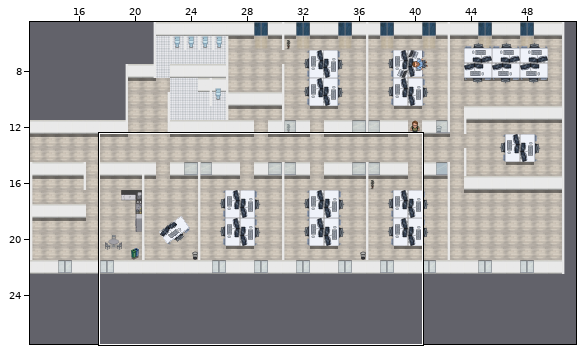
An edit to a level. Tiled map, assets/tiles/office.tmx. The first picture is a wide view before the edit; the outline marks the close-up.
Close-up. As it was:
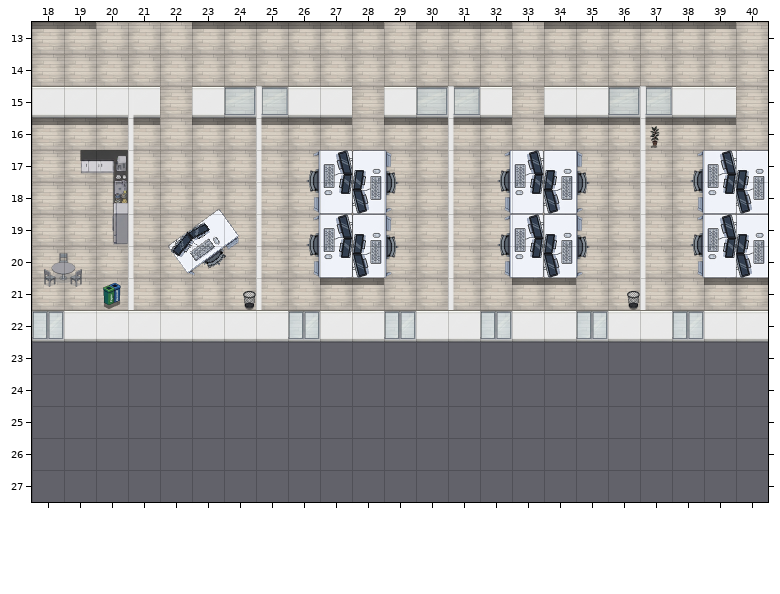
Cells are 64x64 px. Shown: x 18..40, y 13..27.
After:
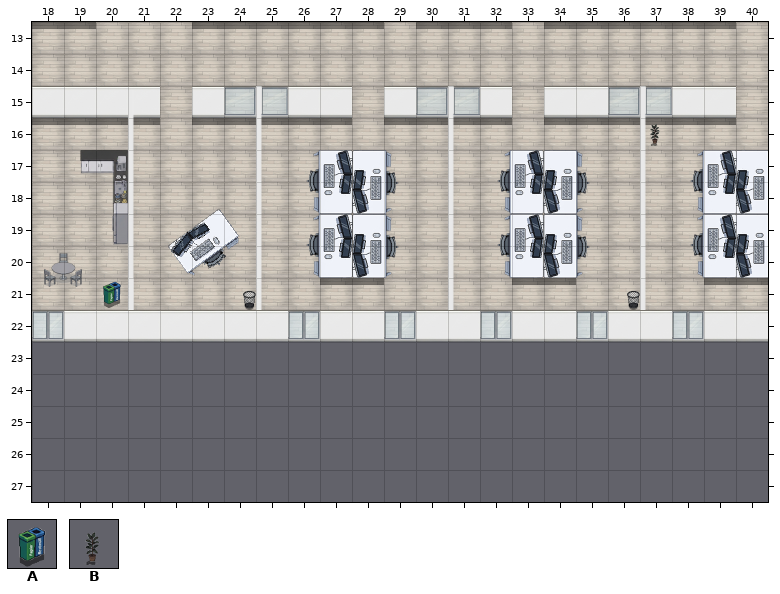
Key: from "Office": A 77 "trashes", B 78 "plant".
_ is an empty cell.
Objects are placed by their top-left corner, in cells (3,4 is the top-left corner of cell 3,4); size is 1x1 cell unless given.
Commit: neu interactive objects
What changed:
{"where": "layer \"moebel\""}
{"y":16,"x":37,"old":"B","new":"_"}
{"y":21,"x":20,"old":"A","new":"_"}
{"where": "layer \"interactiveObjects\""}
{"now": "B \"Plant\" at 37,15.9"}
{"now": "A \"Trash\" at 20,21"}
{"label":"changed","picture_box":[650,124,660,148]}
{"label":"changed","picture_box":[103,281,121,309]}
